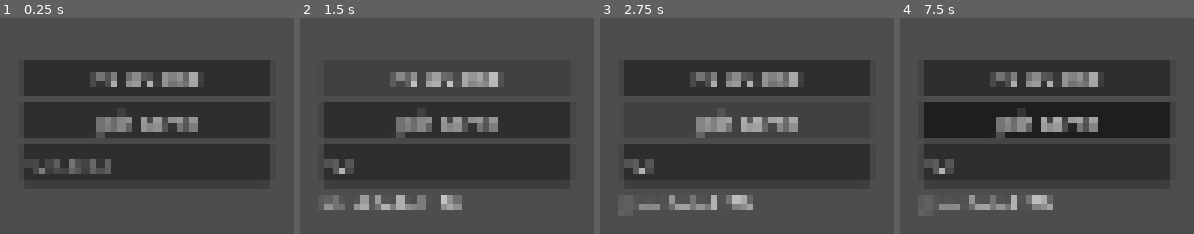
Above: before the commit, frames 1-4 (left to right).
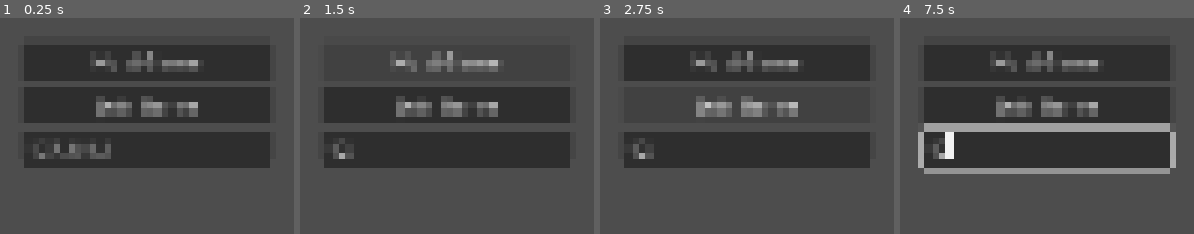
Above: after the commit, the same moments.

Repository: 23skdu/BroWarz
Game: Godot game, scene res://scenes/main_menu.tscn
Two runs of this game, one before a commit and one after it. Both use one fixed random seed, a clock stepped at 60 frames per second and the inputs below.
Inputs (mouse positions are in pixels of both pictures, inside the frame that each line leads up to):
- Up to frame 1 (0.25 s): no input
- Up to frame 2 (1.5 s): click (447, 164) at 0.52 s; type "12" at 0.6 s; click "Host Game" at 1.25 s
- Up to frame 3 (2.75 s): click "Join Game" at 2 s
- Up to frame 4 (7.5 s): move the mouse to (outside the picture) at 2.77 s; hold D 2.78-3.5 s; hold Shift 2.78-3.5 s; click (outside the picture) at 2.92 s; drag from (outside the picture) to (outside the picture) at 3.52 s; move the mouse to (outside the picture) at 4.27 s; hold D 4.28-5 s; tap Ctrl at 4.35 s; drag from (outside the picture) to (outside the picture) at 5.02 s; move the mouse to (outside the picture) at 5.77 s; hold A 5.78-6.5 s; tap Alt at 5.85 s; drag from (outside the picture) to (outside the picture) at 6.52 s; move the mouse to (1167, 138) at 7.27 s; hold S from 7.28 s (still down); hold Shift from 7.28 s (still down); click (1167, 138) at 7.42 s

The runs differ from the first frame. In frame 1, 26% of the frame differs, in the area x 8-92%, y 12-75%; in frame 2, 20%; in frame 3, 23%; in frame 4, 26%, in the area x 6-94%, y 12-89%.
Error after the commit: Parse Error: Could not resolve class "VersionInfo", because of a parser error. (res://scripts/ui/main_menu.gd:13)

Commit message:
Add VersionInfo core and display version on main menu

Diff:
--- a/project.godot
+++ b/project.godot
@@ -12,6 +12,7 @@
 
 config/name="BroWarz"
 config/description="Real-time networked peer-to-peer strategy game"
+config/version="0.1.0"
 run/main_scene="res://scenes/main_menu.tscn"
 config/features=PackedStringArray("4.7", "Forward Plus")
 config/icon="res://assets/icon.png"
--- a/scenes/main_menu.tscn
+++ b/scenes/main_menu.tscn
@@ -32,3 +32,6 @@
 
 [node name="Status" type="Label" parent="VBox"]
 text = ""
+
+[node name="VersionLabel" type="Label" parent="VBox"]
+text = ""
--- /dev/null
+++ b/scripts/core/version_info.gd
@@ -0,0 +1,22 @@
+# scripts/core/version_info.gd
+class_name VersionInfo
+extends RefCounted
+
+static func version() -> String:
+	return str(ProjectSettings.get_setting("application/config/version", "0.0.0"))
+
+static func commit_sha() -> String:
+	var path := "res://build_info.json"
+	if not FileAccess.file_exists(path):
+		return "dev"
+	var f := FileAccess.open(path, FileAccess.READ)
+	if f == null:
+		return "dev"
+	var text := f.get_as_text()
+	f.close()
+	var parsed = JSON.parse_string(text)
+	if parsed is Dictionary:
+		return str(parsed.get("commit_sha", "dev"))
+	return "dev"
+EOF
+echo done
--- a/scripts/ui/main_menu.gd
+++ b/scripts/ui/main_menu.gd
@@ -9,6 +9,8 @@
 func _ready():
 	host_btn.pressed.connect(_on_host)
 	join_btn.pressed.connect(_on_join)
+	if has_node("VBox/VersionLabel"):
+		$VBox/VersionLabel.text = "v%s (%s)" % [VersionInfo.version(), VersionInfo.commit_sha()]
 
 func _on_host():
 	var err = NetworkManager.host()
--- /dev/null
+++ b/tests/unit/test_version_info.gd
@@ -0,0 +1,11 @@
+# tests/unit/test_version_info.gd
+extends GutTest
+
+func test_version():
+	assert_eq(VersionInfo.version(), "0.1.0")
+
+func test_commit_sha_type():
+	var sha = VersionInfo.commit_sha()
+	assert_true(sha is String)
+EOF
+echo done
Not shown, added: scripts/core/version_info.gd.uid
Not shown, added: tests/unit/test_version_info.gd.uid
